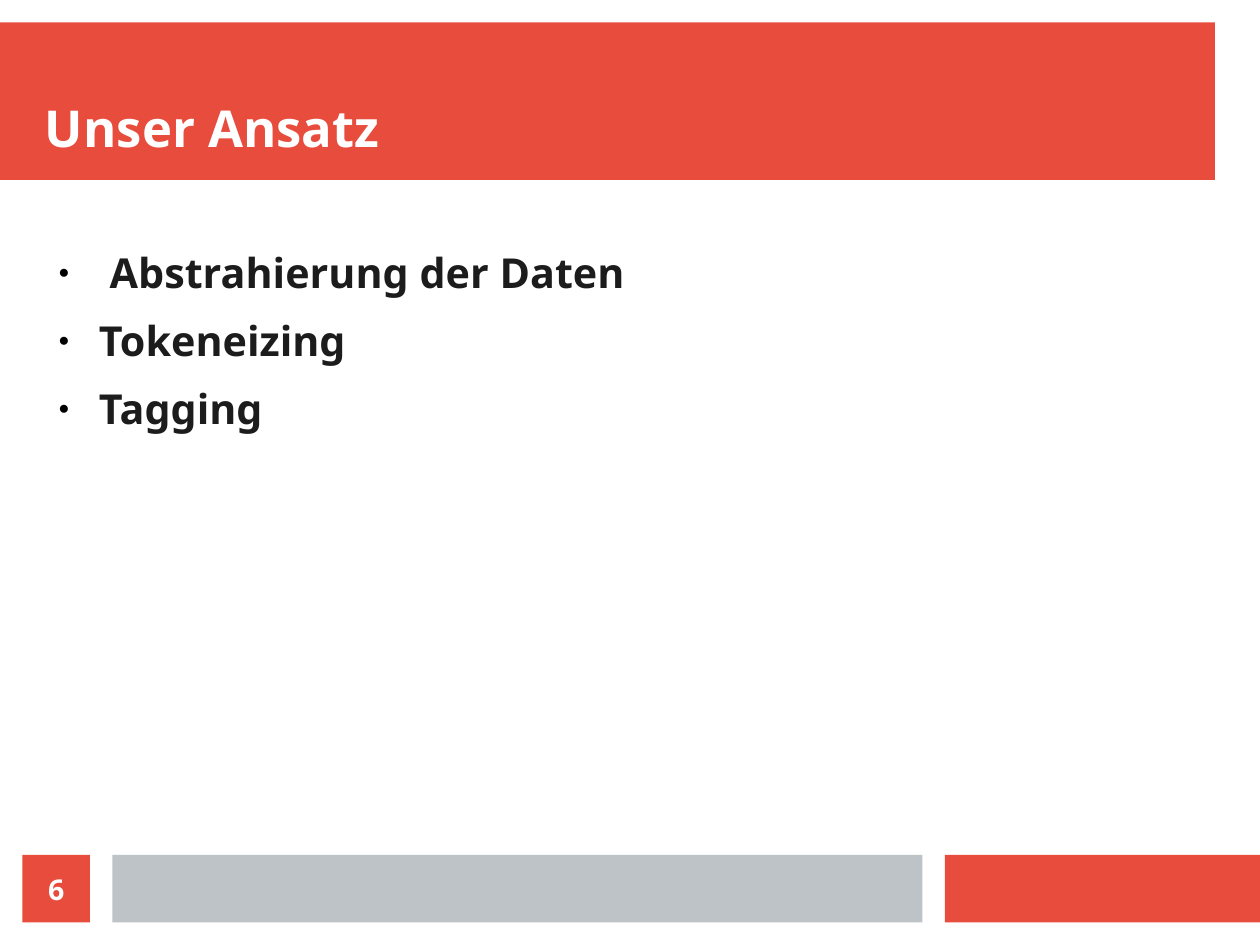
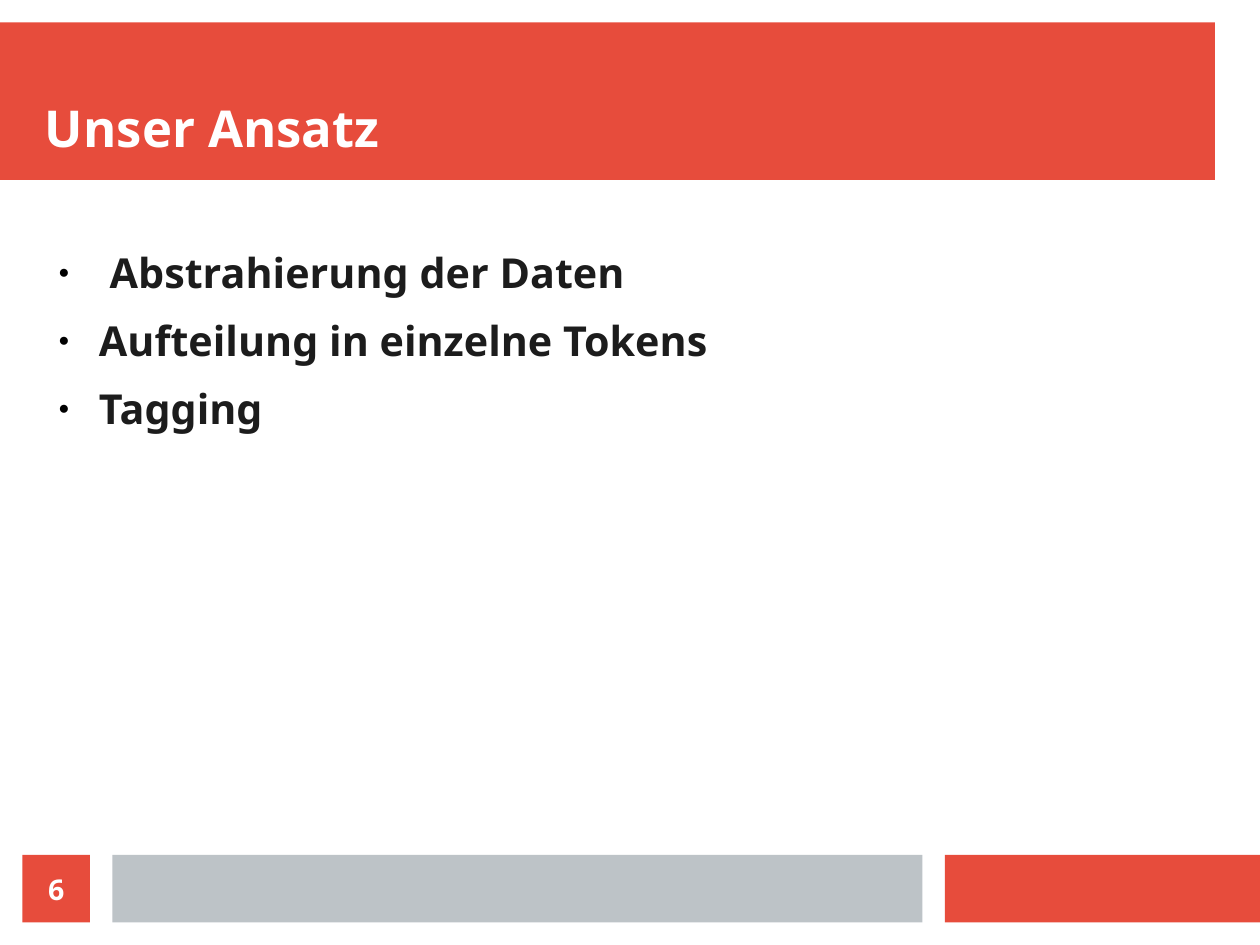
Before and after one commit to HrGaertner/punctation, a slide deck: slide 6 of jufo stand/Präsi.odp. Drawn at 1260x945 pixels with LibreOffice and Linux fonts; fonts in the diff are those of the drawing. Boxes give left, top, right and bottom in pixels: in the first picture for what was removed or moved away, otherwise in the second. Text is boxed around its words. In the diff, an @@ line names an element or a change of style, - is before the commit and + after.

Commit message:
presentation

```diff
--- a/jufo stand/Präsi.odp
+++ b/jufo stand/Präsi.odp
@@ text at box(99, 324, 707, 366): text changed @@
-● Tokeneizing
+● Aufteilung in einzelne Tokens
```
Also in this commit, not shown: 3 other files.
